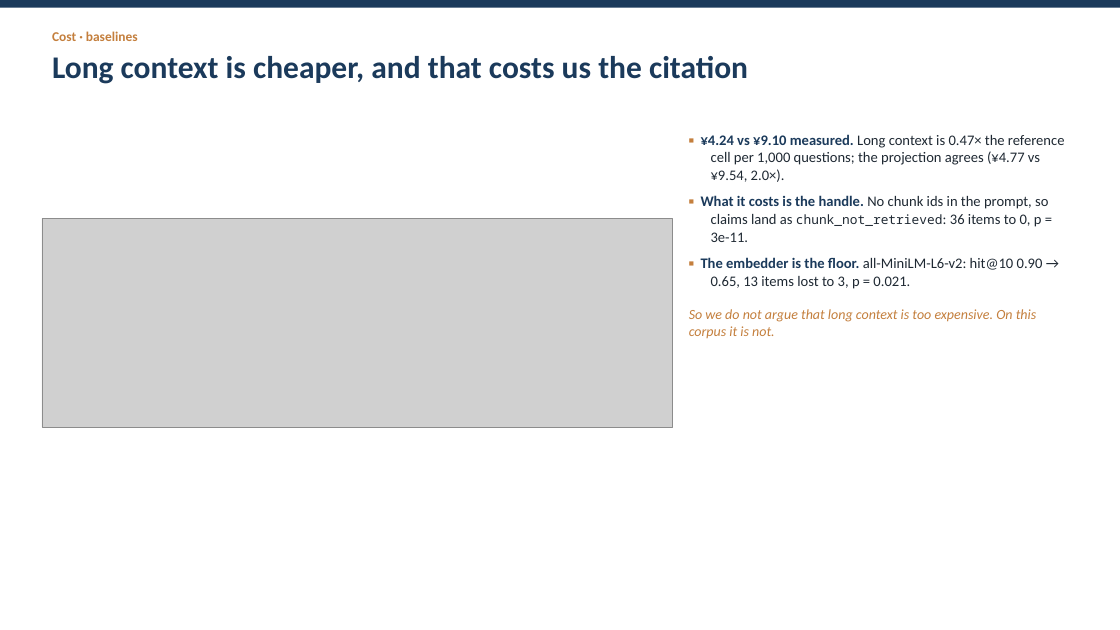
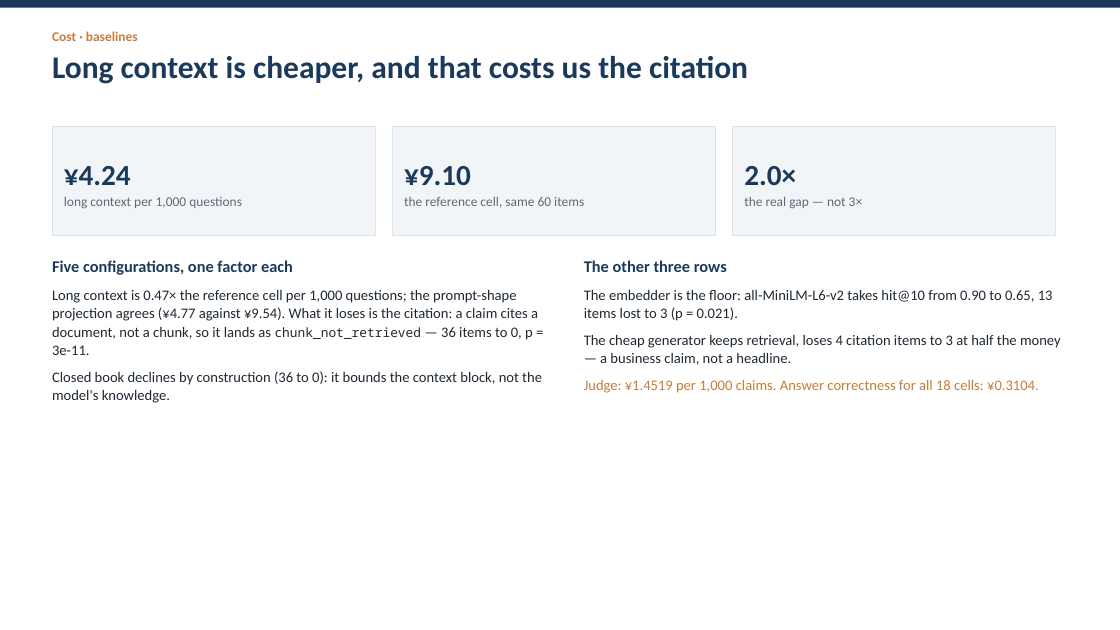
Before and after one commit to JHB11Hinson/cs5481-topic5-rag, a slide deck: slide 13 of reports/slides.pptx (slide 12 before the commit). Drawn at 1120x630 pixels with LibreOffice and Linux fonts; fonts in the diff are those of the drawing; grey boxes stand for pictures. Boxes give left, top, right and bottom in pixels: in the first picture for what was removed or moved away, otherwise in the second. Text is boxed around its words. In the diff, an @@ line names an element or a change of style, - is before the commit and + after.

Commit message:
report(ticket 17): final pass — three sweep curves, the eighteen-cell taxonomy, and the golden audit

```diff
--- a/reports/slides.pptx
+++ b/reports/slides.pptx
@@ rectangle added at (52, 126, 376, 235), fill #F2F5F8, outline #DDE3E9 0.75 pt, 11.5 pt, text #5B6B7A @@
+¥4.24
+long context per 1,000 questions
@@ rectangle added at (392, 126, 716, 235), fill #F2F5F8, outline #DDE3E9 0.75 pt, 11.5 pt, text #5B6B7A @@
+¥9.10
+the reference cell, same 60 items
@@ text removed at (689, 134, 1065, 338) @@
-▪ ¥4.24 vs ¥9.10 measured. Long context is 0.47× the reference cell per 1,000 questions; the projection agrees (¥4.77 vs ¥9.54, 2.0×).
-▪ What it costs is the handle. No chunk ids in the prompt, so claims land as chunk_not_retrieved: 36 items to 0, p = 3e-11.
-▪ The embedder is the floor. all-MiniLM-L6-v2: hit@10 0.90 → 0.65, 13 items lost to 3, p = 0.021.
-So we do not argue that long context is too expensive. On this corpus it is not.
@@ rectangle added at (733, 126, 1056, 235), fill #F2F5F8, outline #DDE3E9 0.75 pt, 11.5 pt, text #5B6B7A @@
+2.0×
+the real gap — not 3×
@@ picture removed at (42, 218, 672, 427) @@
@@ text added at (52, 260, 542, 403), 12.5 pt, text #1F2933 @@
+Five configurations, one factor each
+Long context is 0.47× the reference cell per 1,000 questions; the prompt-shape projection agrees (¥4.77 against ¥9.54). What it loses is the citation: a claim cites a document, not a chunk, so it lands as chunk_not_retrieved — 36 items to 0, p = 3e-11.
+Closed book declines by construction (36 to 0): it bounds the context block, not the model's knowledge.
@@ text added at (584, 260, 1061, 393), 12.5 pt, text #1F2933 @@
+The other three rows
+The embedder is the floor: all-MiniLM-L6-v2 takes hit@10 from 0.90 to 0.65, 13 items lost to 3 (p = 0.021).
+The cheap generator keeps retrieval, loses 4 citation items to 3 at half the money — a business claim, not a headline.
+Judge: ¥1.4519 per 1,000 claims. Answer correctness for all 18 cells: ¥0.3104.
```
Also in this commit, not shown: 2 other slides changed, 2 slides added, 1 slide removed, 20 other files.
